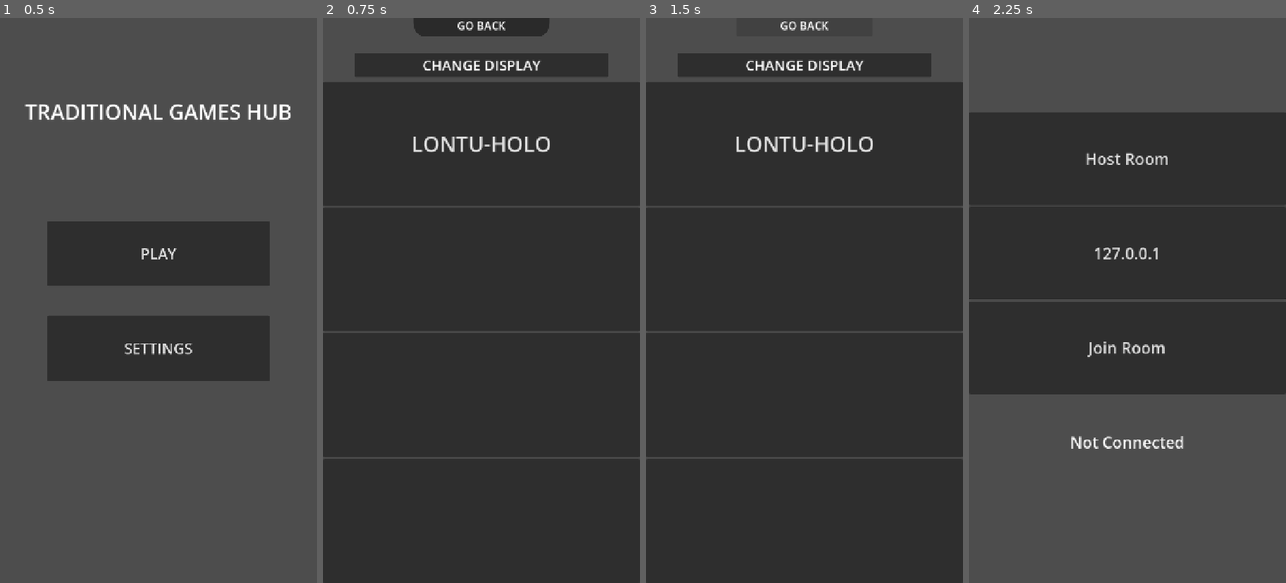
Above: before the commit, frames 1-4 (left to right).
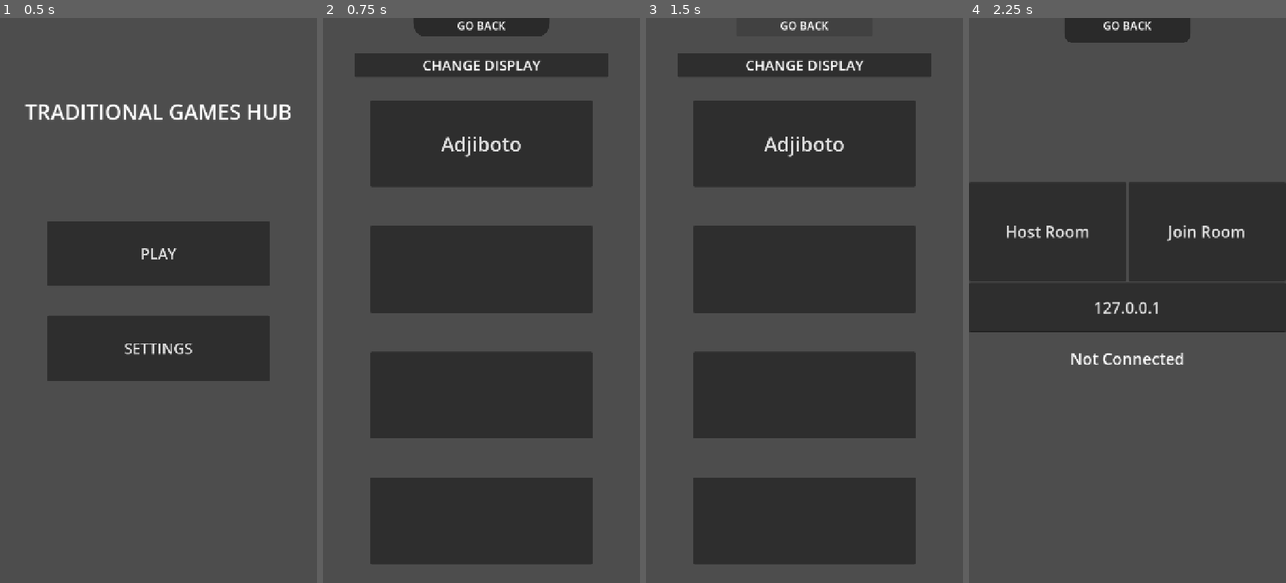
Above: after the commit, the same moments.

Repository: LeYohan-rgb/trad-games-hub
Game: Godot game, scene res://Scenes/starting_screen.tscn
Same seed, same stepped clock (60 frames per second), same inputs: the game is played once before the commit and once after it.
Inputs (mouse positions are in pixels of both pictures, inside the frame that each line leads up to):
- Up to frame 1 (0.5 s): no input
- Up to frame 2 (0.75 s): click "PLAY" at 0.5 s
- Up to frame 3 (1.5 s): click (804, 34) at 1.27 s
- Up to frame 4 (2.25 s): click "LONTU-HOLO" (after the commit: "Adjiboto") at 2 s

Frame 1 is identical in both runs. In frame 2, 45% of the frame differs, in the area x 0-100%, y 11-100%; in frame 3, 45%; in frame 4, 27%.

Commit message:
Added a teleport to game mechanic using rpc!

Diff:
--- /dev/null
+++ b/Scenes/adjiboto_room.tscn
@@ -0,0 +1,9 @@
+[gd_scene format=3 uid="uid://hojv50lhx7do"]
+
+[node name="adjiboto_room" type="Control" unique_id=1092455756]
+layout_mode = 3
+anchors_preset = 15
+anchor_right = 1.0
+anchor_bottom = 1.0
+grow_horizontal = 2
+grow_vertical = 2
--- a/Scenes/game_selector.tscn
+++ b/Scenes/game_selector.tscn
@@ -84,20 +84,28 @@
 [node name="Button" type="Button" parent="display_list" unique_id=808887748]
 layout_mode = 2
 size_flags_vertical = 3
-theme_override_font_sizes/font_size = 48
-text = "LONTU-HOLO"
+offset_transform_enabled = true
+offset_transform_scale = Vector2(0.7, 0.7)
+theme_override_font_sizes/font_size = 64
+text = "Adjiboto"
 
 [node name="Button2" type="Button" parent="display_list" unique_id=630218704]
 layout_mode = 2
 size_flags_vertical = 3
+offset_transform_enabled = true
+offset_transform_scale = Vector2(0.7, 0.7)
 
 [node name="Button3" type="Button" parent="display_list" unique_id=740658616]
 layout_mode = 2
 size_flags_vertical = 3
+offset_transform_enabled = true
+offset_transform_scale = Vector2(0.7, 0.7)
 
 [node name="Button4" type="Button" parent="display_list" unique_id=2146213621]
 layout_mode = 2
 size_flags_vertical = 3
+offset_transform_enabled = true
+offset_transform_scale = Vector2(0.7, 0.7)
 
 [node name="VBoxContainer" type="VBoxContainer" parent="." unique_id=1092798658]
 visible = false
--- a/Scenes/hosting_room.tscn
+++ b/Scenes/hosting_room.tscn
@@ -1,6 +1,11 @@
 [gd_scene format=3 uid="uid://c1bo4mskosjp"]
 
 [ext_resource type="Script" uid="uid://cxo8qc8ivkqmp" path="res://Scripts/hosting_room.gd" id="1_trckx"]
+
+[sub_resource type="StyleBoxFlat" id="StyleBoxFlat_trckx"]
+bg_color = Color(0.16565639, 0.16565642, 0.1656563, 1)
+corner_radius_bottom_right = 50
+corner_radius_bottom_left = 50
 
 [node name="hosting_room" type="Control" unique_id=1503287609]
 layout_mode = 3
@@ -19,33 +24,84 @@
 grow_horizontal = 2
 grow_vertical = 2
 
-[node name="Control2" type="Control" parent="VBoxContainer" unique_id=618572513]
+[node name="Control3" type="Control" parent="VBoxContainer" unique_id=1672165020]
+layout_mode = 2
+size_flags_vertical = 3
+size_flags_stretch_ratio = 0.63
+
+[node name="Button" type="Button" parent="VBoxContainer/Control3" unique_id=980419472]
+layout_mode = 1
+anchors_preset = 15
+anchor_right = 1.0
+anchor_bottom = 1.0
+grow_horizontal = 2
+grow_vertical = 2
+size_flags_horizontal = 3
+size_flags_vertical = 3
+offset_transform_enabled = true
+offset_transform_scale = Vector2(0.4, 0.4)
+offset_transform_pivot_ratio = Vector2(0.5, 0)
+theme_override_styles/normal = SubResource("StyleBoxFlat_trckx")
+
+[node name="Label" type="Label" parent="VBoxContainer/Control3" unique_id=1872507880]
+layout_mode = 1
+anchors_preset = 15
+anchor_right = 1.0
+anchor_bottom = 1.0
+grow_horizontal = 2
+grow_vertical = 2
+theme_override_font_sizes/font_size = 25
+text = "GO BACK"
+horizontal_alignment = 1
+
+[node name="start_game_btn" type="Control" parent="VBoxContainer" unique_id=618572513]
 layout_mode = 2
 size_flags_vertical = 3
 
-[node name="host_button" type="Button" parent="VBoxContainer" unique_id=735895365]
+[node name="start_game_button" type="Button" parent="VBoxContainer/start_game_btn" unique_id=1492217961]
+visible = false
+layout_mode = 1
+anchors_preset = 15
+anchor_right = 1.0
+anchor_bottom = 1.0
+grow_horizontal = 2
+grow_vertical = 2
+offset_transform_enabled = true
+offset_transform_scale = Vector2(0.5, 0.5)
+theme_override_font_sizes/font_size = 64
+text = "START GAME"
+
+[node name="room_container" type="HBoxContainer" parent="VBoxContainer" unique_id=1320613875]
 layout_mode = 2
+size_flags_vertical = 3
+
+[node name="host_button" type="Button" parent="VBoxContainer/room_container" unique_id=735895365]
+layout_mode = 2
+size_flags_horizontal = 3
 size_flags_vertical = 3
 theme_override_font_sizes/font_size = 36
 text = "Host Room"
 
+[node name="join_button" type="Button" parent="VBoxContainer/room_container" unique_id=1906317476]
+layout_mode = 2
+size_flags_horizontal = 3
+size_flags_vertical = 3
+theme_override_font_sizes/font_size = 36
+text = "Join Room"
+
 [node name="ip_input" type="LineEdit" parent="VBoxContainer" unique_id=866927646]
 layout_mode = 2
 size_flags_vertical = 3
+size_flags_stretch_ratio = 0.5
 theme_override_font_sizes/font_size = 36
 text = "127.0.0.1"
 placeholder_text = "Enter host IP"
 alignment = 1
 
-[node name="join_button" type="Button" parent="VBoxContainer" unique_id=1906317476]
-layout_mode = 2
-size_flags_vertical = 3
-theme_override_font_sizes/font_size = 36
-text = "Join Room"
-
 [node name="status_label" type="Label" parent="VBoxContainer" unique_id=1808359375]
 layout_mode = 2
 size_flags_vertical = 3
+size_flags_stretch_ratio = 0.5
 theme_override_font_sizes/font_size = 36
 text = "Not Connected"
 horizontal_alignment = 1
@@ -54,6 +110,8 @@
 [node name="Control" type="Control" parent="VBoxContainer" unique_id=1331930800]
 layout_mode = 2
 size_flags_vertical = 3
+size_flags_stretch_ratio = 2.0
 
-[connection signal="pressed" from="VBoxContainer/host_button" to="." method="_on_host_button_pressed"]
-[connection signal="pressed" from="VBoxContainer/join_button" to="." method="_on_join_button_pressed"]
+[connection signal="pressed" from="VBoxContainer/start_game_btn/start_game_button" to="." method="_on_start_game_button_pressed"]
+[connection signal="pressed" from="VBoxContainer/room_container/host_button" to="." method="_on_host_button_pressed"]
+[connection signal="pressed" from="VBoxContainer/room_container/join_button" to="." method="_on_join_button_pressed"]
--- /dev/null
+++ b/Scripts/Global.gd
@@ -0,0 +1,5 @@
+extends Node
+
+var game_mode : int = 0 #O IS ONLINE
+var playing_game : int = 0
+#1 - ADJIBOTO
--- a/Scripts/game_selector.gd
+++ b/Scripts/game_selector.gd
@@ -12,4 +12,5 @@
 
 
 func _on_button_pressed() -> void:
+	Global.playing_game = 1
 	get_tree().change_scene_to_file("res://Scenes/hosting_room.tscn")
--- a/Scripts/hosting_room.gd
+++ b/Scripts/hosting_room.gd
@@ -6,10 +6,11 @@
 
 var peer = ENetMultiplayerPeer.new()
 
-@onready var join_button : Button = $VBoxContainer/join_button
+@onready var join_button : Button = $VBoxContainer/room_container/join_button
 @onready var ip_input : LineEdit = $VBoxContainer/ip_input
-@onready var host_button : Button = $VBoxContainer/host_button
+@onready var host_button : Button = $VBoxContainer/room_container/host_button
 @onready var status_label : Label = $VBoxContainer/status_label
+@onready var start_game_btn : Button = $VBoxContainer/start_game_btn/start_game_button
 
 func _ready():
 	multiplayer.connected_to_server.connect(_on_connected_to_server)
@@ -48,7 +49,24 @@
 	status_label.text = "Connection failed!"
 
 func _on_peer_connected(id : int):
+	if multiplayer.is_server():
+		status_label.text = "Someone joined the room!"
+		appear_button_to_play_game()
+
 	print("Player connected! ID: ", id)
 
 func _on_peer_disconnected(id : int):
 	print("Player disconnected! ID: ", id)
+
+
+func appear_button_to_play_game():
+	start_game_btn.show()
+
+
+func _on_start_game_button_pressed() -> void:
+	begin_game.rpc(Global.playing_game)
+
+@rpc("any_peer", "call_local", "reliable")
+func begin_game(playing_game_index):
+	if playing_game_index == 1: #ADJIBOTO
+		get_tree().change_scene_to_file("res://Scenes/adjiboto_room.tscn")
--- a/project.godot
+++ b/project.godot
@@ -14,6 +14,10 @@
 run/main_scene="uid://dvjubtbgy7t6v"
 config/features=PackedStringArray("4.7", "GL Compatibility")
 config/icon="res://icon.svg"
+
+[autoload]
+
+Global="*uid://b0sbhgphywd3a"
 
 [display]
 
Not shown, added: Scripts/Global.gd.uid
